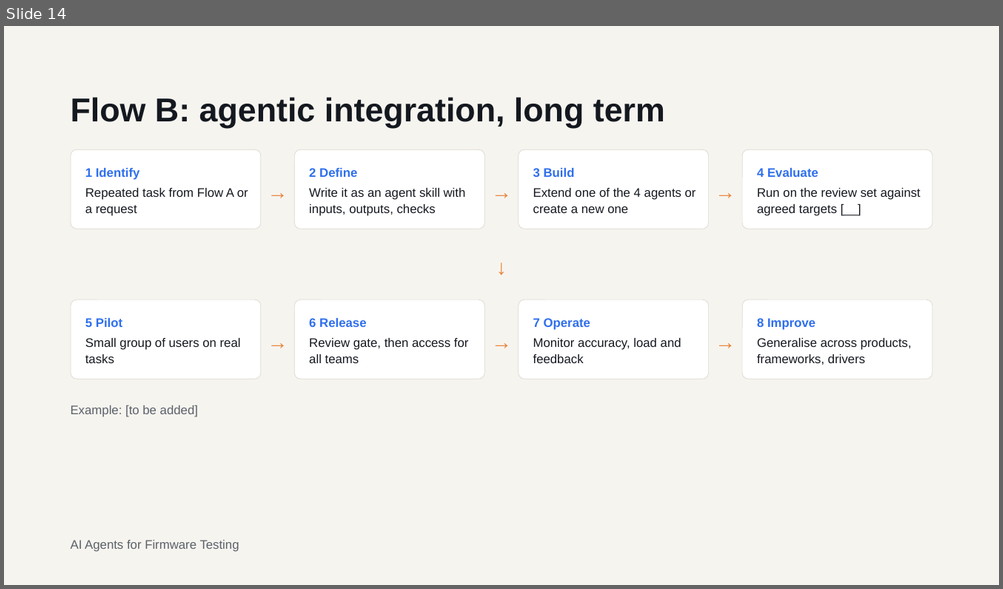
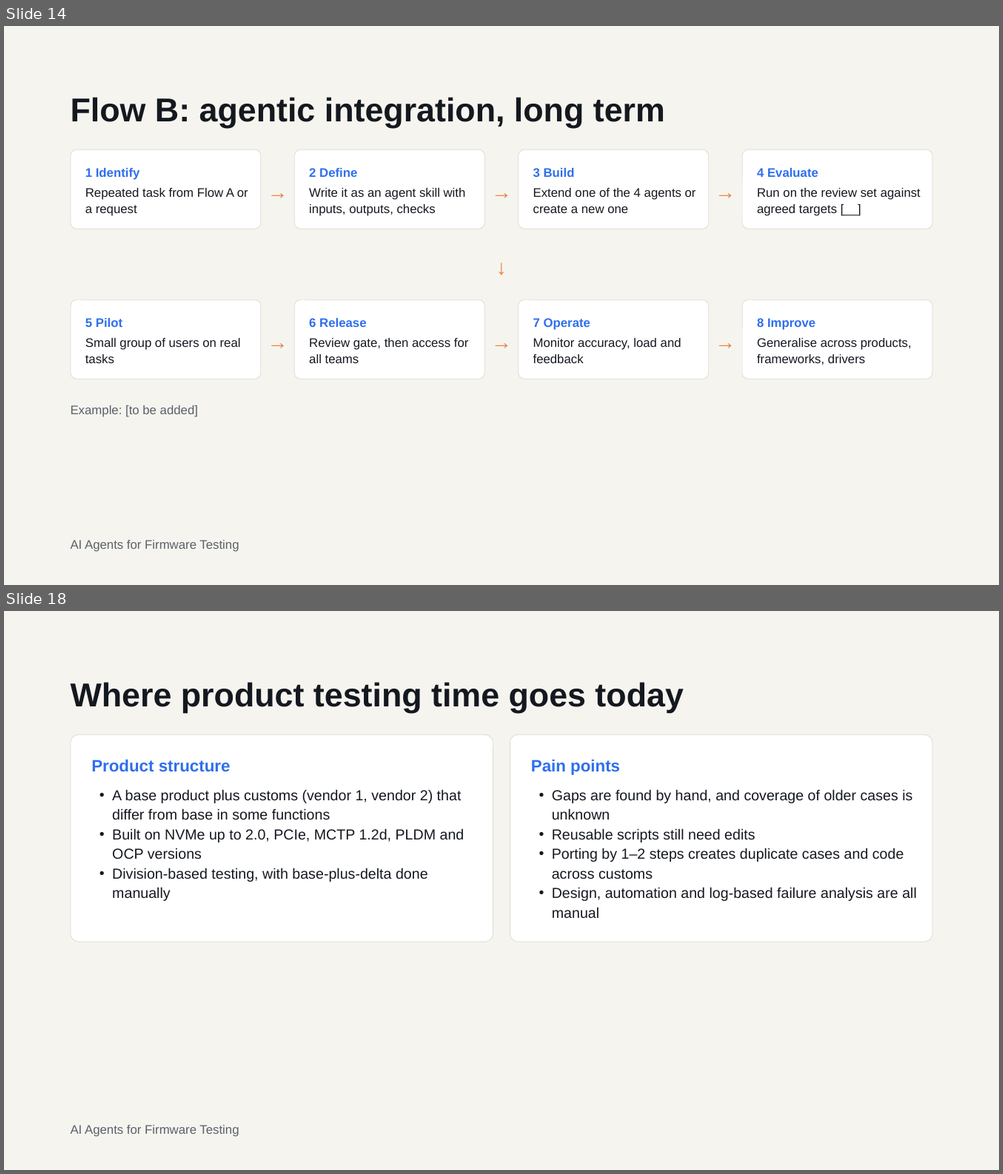
Before and after one commit to darkknight2301/AI-Platform, a slide deck: temp/AI Agents for Firmware Testing POC to Project Approval.pptx. Shown one above the other, each under a label of ours: slide 14 before the commit, slides 14 and 18 after it; the slides between them are not shown. The pictures are 1003x589 and 1003x1174 pixels, drawn with LibreOffice and Linux fonts; fonts in the diff are those of the drawing. Boxes give left, top, right and bottom in pixels: in the first picture for what was removed or moved away, otherwise in the second. Text is boxed around its words. In the diff, an @@ line names an element or a change of style, - is before the commit and + after.

```diff
--- a/temp/AI Agents for Firmware Testing POC to Project Approval.pptx
+++ b/temp/AI Agents for Firmware Testing POC to Project Approval.pptx
@@ slide 18 added at (4,611,999,1170), background #F6F4EF @@
@@ title added at (71,682,683,713), 32 pt, text #14181F, bold @@
+Where product testing time goes today
@@ rounded rectangle added at (71,735,492,943), fill #FFFFFF, outline #DCD8CF 0.5 pt @@
@@ rounded rectangle added at (510,735,932,943), fill #FFFFFF, outline #DCD8CF 0.5 pt @@
@@ text added at (91,759,230,772), 16 pt, text #2F6FED, bold @@
+Product structure
@@ text added at (531,759,620,775), 16 pt, text #2F6FED, bold @@
+Pain points
@@ text added at (112,789,464,901), 14 pt, text #14181F @@
+• A base product plus customs (vendor 1, vendor 2) that differ from base in some functions
+• Built on NVMe up to 2.0, PCIe, MCTP 1.2d, PLDM and OCP versions
+• Division-based testing, with base-plus-delta done manually
@@ text added at (552,789,916,918), 14 pt, text #14181F @@
+• Gaps are found by hand, and coverage of older cases is unknown
+• Reusable scripts still need edits
+• Porting by 1–2 steps creates duplicate cases and code across customs
+• Design, automation and log-based failure analysis are all manual
@@ text added at (71,1125,239,1137), 12 pt, text #5A616A @@
+AI Agents for Firmware Testing
```
Also in this commit, not shown: 13 slides changed, 9 other slides added.
